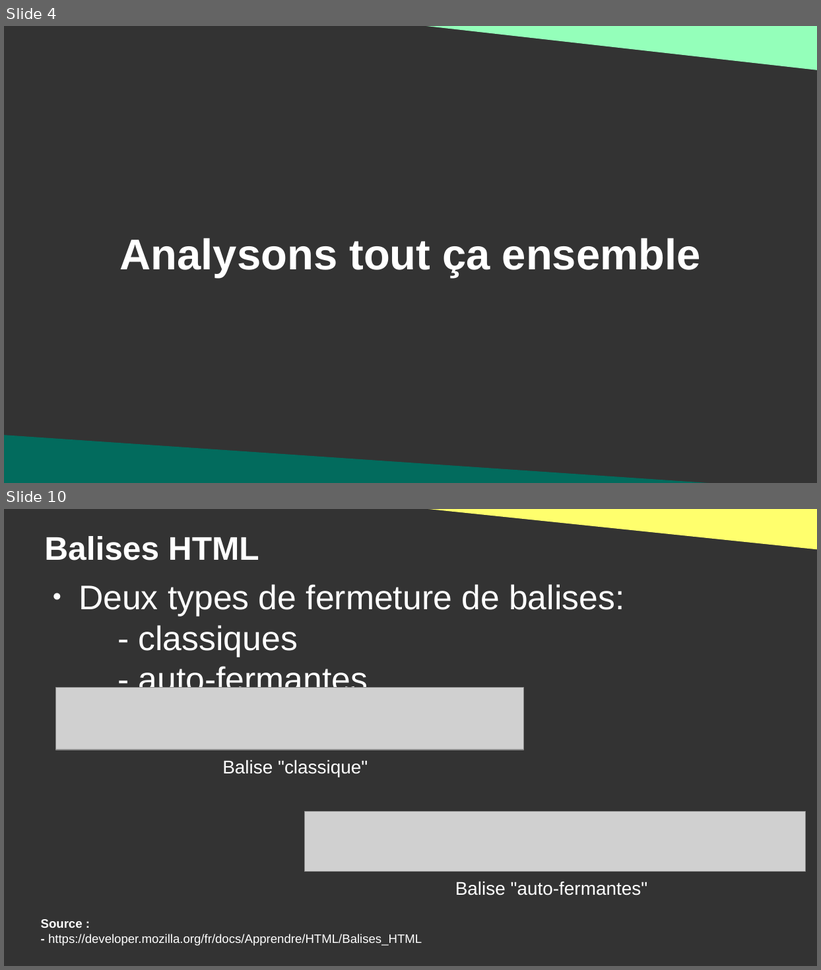
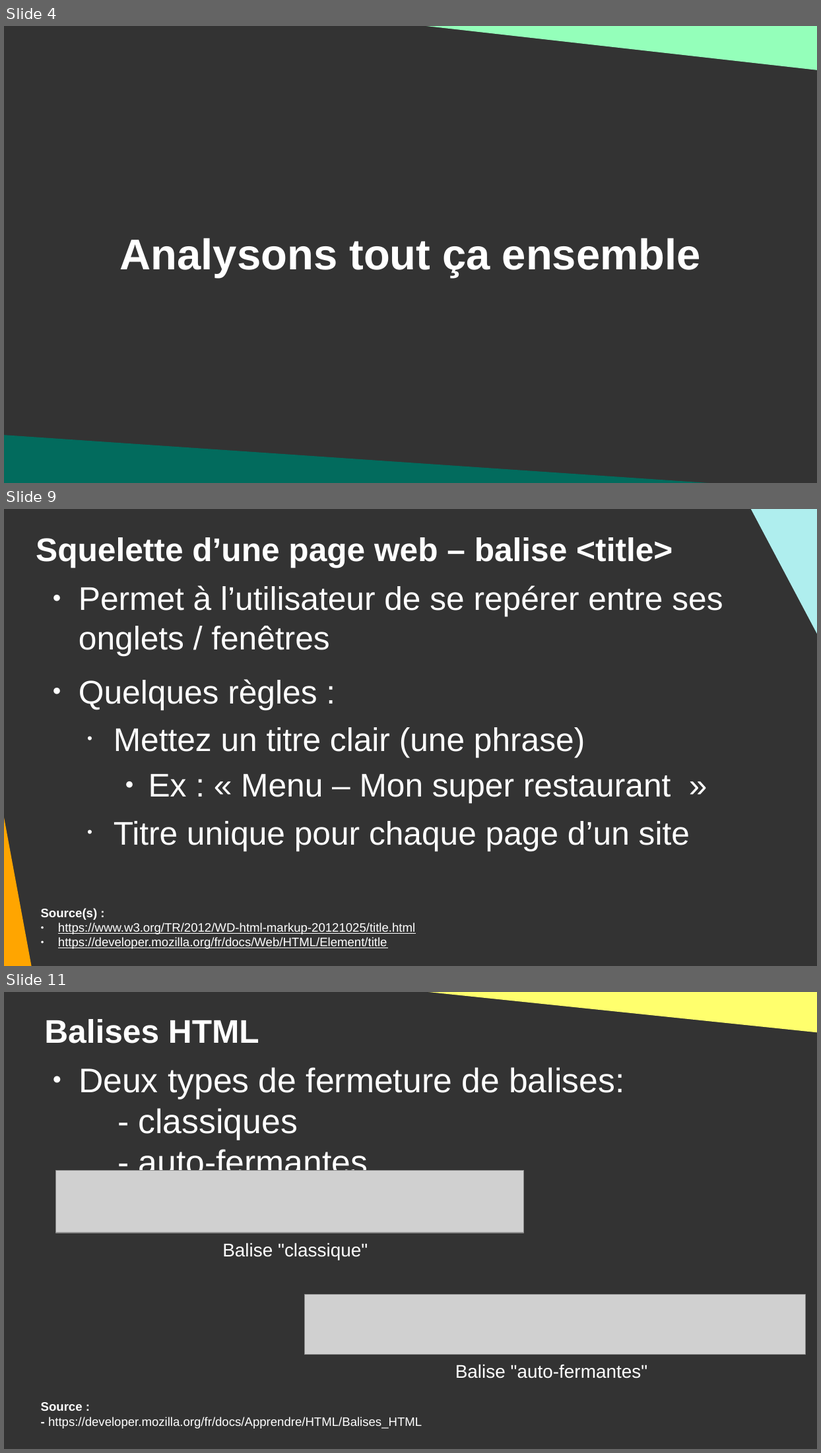
Before and after one commit to DanYellow/cours, a slide deck: integration-web-s1/travaux-pratiques/numero-1/presentation.odp. Shown one above the other, each under a label of ours: slides 4 and 10 before the commit, slides 4, 9 and 11 after it; the slides between them are not shown. The pictures are 821x970 and 821x1453 pixels, drawn with LibreOffice and Linux fonts; fonts in the diff are those of the drawing; grey boxes stand for pictures. Boxes give left, top, right and bottom in pixels: in the first picture for what was removed or moved away, otherwise in the second. Text is boxed around its words. In the diff, an @@ line names an element or a change of style, - is before the commit and + after.

```diff
--- a/integration-web-s1/travaux-pratiques/numero-1/presentation.odp
+++ b/integration-web-s1/travaux-pratiques/numero-1/presentation.odp
@@ slide 9 added at (4, 509, 817, 966), background #333333 @@
@@ right triangle added at (743, 509, 817, 727), fill #AFEEEE @@
@@ title added at (36, 537, 673, 568), 32 pt, text #FFFFFF, bold @@
+Squelette d’une page web – balise <title>
@@ right triangle added at (4, 578, 34, 966), fill #FFA500 @@
@@ text added at (79, 586, 723, 852), 32 pt, text #FFFFFF @@
+● Permet à l’utilisateur de se repérer entre ses onglets / fenêtres
+● Quelques règles :
+  • Mettez un titre clair (une phrase)
+    ● Ex : « Menu – Mon super restaurant »
+  • Titre unique pour chaque page d’un site
@@ text added at (41, 908, 415, 949), 12 pt, text #FFFFFF, underline @@
+Source(s) :
+● https://www.w3.org/TR/2012/WD-html-markup-20121025/title.html
+● https://developer.mozilla.org/fr/docs/Web/HTML/Element/title
@@ what was slide 10 is now slide 11 @@
```
Also in this commit, not shown: 1 slide changed, 11 other files.
